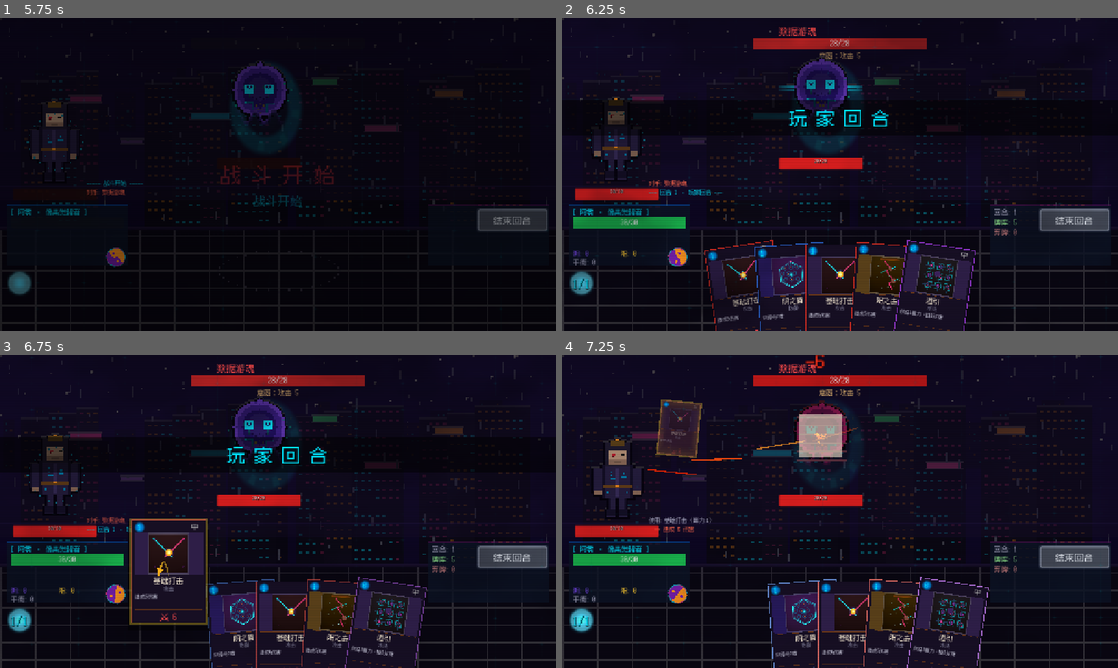
Above: before the commit, frames 1-4 (two rows, left to right).
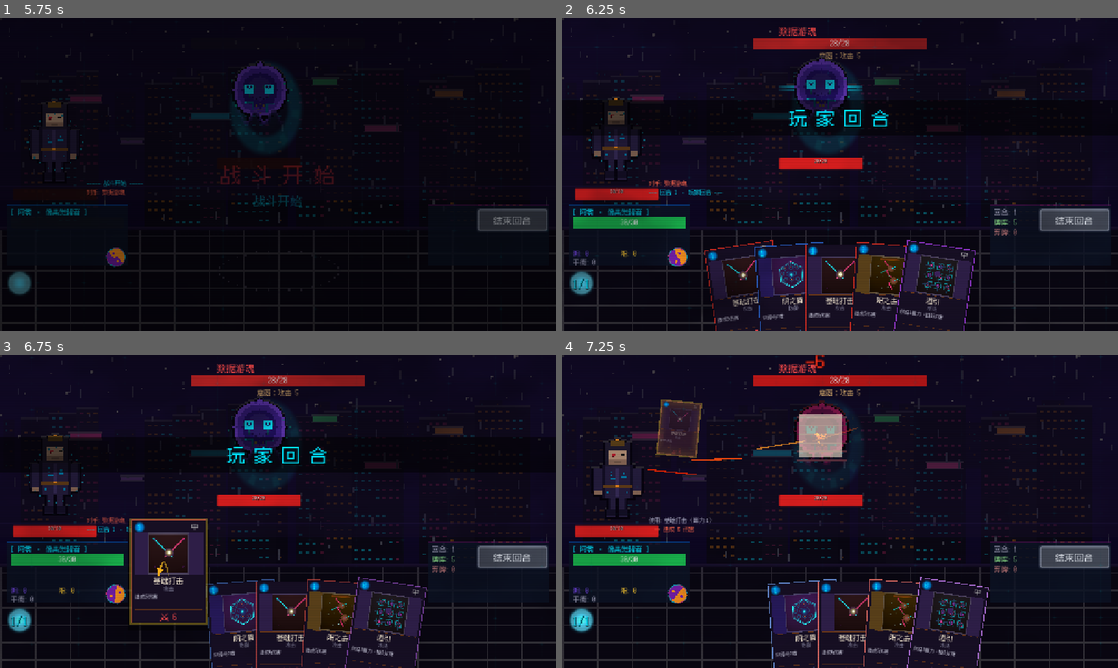
Above: after the commit, the same moments.

Repository: 9G420/CyberTao8
Game: Godot game, scene res://Scenes/Title.tscn
The game is run twice, just before and just after one commit, with the same random seed, the same clock (stepped at 60 frames per second) and the same inputs. Sound files missing from this copy of the repository are replaced by a short silence.
Inputs (mouse positions are in pixels of both pictures, inside the frame that each line leads up to):
- Up to frame 1 (5.75 s): click "新 游 戏" at 0.5 s; tap Enter (ui_accept) at 1.25, 1.52 s; move the mouse to (400, 158) at 1.27 s; click (400, 158) at 1.42 s; drag from (166, 190) to (250, 237) at 2.02 s; move the mouse to (333, 105) at 2.77 s; click (333, 105) at 2.92 s; click (83, 230) at 3.52 s; click "结束回合" at 4.25 s; click "结束回合" at 5 s
- Up to frame 2 (6.25 s): click "结束回合" at 5.75 s
- Up to frame 3 (6.75 s): drag from (183, 630) to (111, 464) at 6.52 s
- Up to frame 4 (7.25 s): no input

Frame 1 is identical in both runs. In frame 2, less than 0.1% of the frame differs, in the area x 31-61%, y 79-86%; in frame 3, less than 0.1%, in the area x 29-63%, y 62-86%; in frame 4, less than 0.1%.

Commit message:
增强图案细节：渐变光晕+新绘图辅助函数
- 新增_draw_gradient_circle（中心到边缘渐变填充圆）
- 新增_draw_thick_circle（带粗细和衰减的圆环）
- 新增_draw_ellipse（椭圆填充绘制）
- 攻击剑尖/雷电/交叉斩爆发点升级为渐变光晕
- 防御盾脉冲/六角核心升级为渐变光效
- 召唤法阵升级为渐变光环
- 能力金丹中心升级为渐变发光

Diff:
--- a/Scripts/Visual/PixelArtGenerator.gd
+++ b/Scripts/Visual/PixelArtGenerator.gd
@@ -50,6 +50,32 @@
 	var end := maxi(y1, y2)
 	for py in range(start, end + 1):
 		_set_pixel_safe(img, x, py, color)
+
+static func _draw_thick_circle(img: Image, cx: int, cy: int, radius: int, thickness: int, color: Color) -> void:
+	for dy in range(-radius - thickness, radius + thickness + 1):
+		for dx in range(-radius - thickness, radius + thickness + 1):
+			var dist: float = sqrt(float(dx * dx + dy * dy))
+			if dist >= float(radius - thickness) and dist <= float(radius + thickness):
+				var edge_fade: float = 1.0 - absf(dist - float(radius)) / float(thickness + 1)
+				var c := Color(color.r, color.g, color.b, color.a * clampf(edge_fade, 0.3, 1.0))
+				_set_pixel_safe(img, cx + dx, cy + dy, c)
+
+static func _draw_gradient_circle(img: Image, cx: int, cy: int, radius: int, center_col: Color, edge_col: Color) -> void:
+	for dy in range(-radius, radius + 1):
+		for dx in range(-radius, radius + 1):
+			var dist: float = sqrt(float(dx * dx + dy * dy))
+			if dist <= float(radius):
+				var t: float = dist / float(radius)
+				var c := center_col.lerp(edge_col, t)
+				_set_pixel_safe(img, cx + dx, cy + dy, c)
+
+static func _draw_ellipse(img: Image, cx: int, cy: int, rx: int, ry: int, color: Color) -> void:
+	for dy in range(-ry, ry + 1):
+		for dx in range(-rx, rx + 1):
+			var nx: float = float(dx) / float(maxi(rx, 1))
+			var ny: float = float(dy) / float(maxi(ry, 1))
+			if nx * nx + ny * ny <= 1.0:
+				_set_pixel_safe(img, cx + dx, cy + dy, color)
 
 # === Card Art Generator (64→128 upscaled with bloom) ===
 
@@ -225,7 +251,7 @@
 		_set_pixel_safe(img, 31 + ox, 5 + oy, main_cyan.darkened(0.3))
 		_set_pixel_safe(img, 33 + ox, 5 + oy, main_cyan.darkened(0.3))
 		# 剑尖发光晕
-		_draw_circle(img, 32 + ox, 5 + oy, 3, Color(main_cyan.r * 0.5, main_cyan.g, main_cyan.b, 0.25))
+		_draw_gradient_circle(img, 32 + ox, 5 + oy, 4, Color(main_cyan.r, main_cyan.g, main_cyan.b, 0.5), Color(main_cyan.r * 0.3, main_cyan.g * 0.3, main_cyan.b * 0.3, 0.0))
 		# 护手（道教八卦横条 + 橙色）
 		_draw_line_h(img, 25, 39, 34, EVA_ORANGE)
 		_draw_line_h(img, 25, 39, 35, EVA_ORANGE)
@@ -269,8 +295,8 @@
 			var shifted_b := Vector2i(thunder_pts[idx + 1].x + 1, thunder_pts[idx + 1].y)
 			_draw_pixel_line(img, shifted_a, shifted_b, NEON_PINK.darkened(0.2))
 		# 雷电发光晕（沿路径关键点）
-		_draw_circle(img, 34, 20, 3, Color(1.0, 0.4, 0.7, 0.2))
-		_draw_circle(img, 40, 40, 4, Color(1.0, 0.4, 0.7, 0.25))
+		_draw_gradient_circle(img, 34, 20, 5, Color(1.0, 0.4, 0.7, 0.4), Color(1.0, 0.2, 0.5, 0.0))
+		_draw_gradient_circle(img, 40, 40, 6, Color(1.0, 0.4, 0.7, 0.45), Color(1.0, 0.2, 0.5, 0.0))
 		# 分叉小雷
 		_draw_pixel_line(img, Vector2i(34, 20), Vector2i(42, 16), EVA_CYAN)
 		_draw_pixel_line(img, Vector2i(26, 24), Vector2i(18, 28), EVA_CYAN)
@@ -311,9 +337,9 @@
 			_set_pixel_safe(img, x2 - 1, y2, pink_col.darkened(0.3))
 			_set_pixel_safe(img, x2 + 1, y2, pink_col.darkened(0.3))
 		# 交叉点爆发
-		_draw_circle(img, 32, 30, 5, EVA_ORANGE)
-		_draw_circle(img, 32, 30, 3, Color(1.0, 0.9, 0.5))
-		_set_pixel_safe(img, 32, 30, Color(1.0, 1.0, 0.9))
+		_draw_gradient_circle(img, 32, 30, 7, Color(1.0, 0.9, 0.5, 0.9), Color(EVA_ORANGE.r, EVA_ORANGE.g, EVA_ORANGE.b, 0.0))
+		_draw_circle(img, 32, 30, 3, Color(1.0, 0.95, 0.7))
+		_set_pixel_safe(img, 32, 30, Color(1.0, 1.0, 0.95))
 		# 四角道气散射
 		for corner in [Vector2i(10, 10), Vector2i(54, 10), Vector2i(10, 52), Vector2i(54, 52)]:
 			_set_pixel_safe(img, corner.x, corner.y, EVA_PURPLE)
@@ -366,7 +392,7 @@
 			_set_pixel_safe(img, corner.x, corner.y + 1, EVA_ORANGE)
 			_set_pixel_safe(img, corner.x + 1, corner.y + 1, EVA_ORANGE)
 		# 护盾脉冲光晕
-		_draw_circle(img, 32, 30, 20, Color(0.0, 0.6, 0.8, 0.1))
+		_draw_gradient_circle(img, 32, 30, 22, Color(0.0, 0.6, 0.8, 0.15), Color(0.0, 0.3, 0.4, 0.0))
 	elif variant == 1:
 		# === 符篆壁障：道教护身符 ===
 		# 符纸底板
@@ -422,7 +448,7 @@
 				# 蜂巢节点
 				_set_pixel_safe(img, hx, hy, EVA_ORANGE)
 		# 中心能量核心
-		_draw_circle(img, 32, 30, 4, Color(0.0, 0.4, 0.5, 0.6))
+		_draw_gradient_circle(img, 32, 30, 6, Color(0.0, 0.8, 0.9, 0.7), Color(0.0, 0.3, 0.4, 0.0))
 		_draw_circle(img, 32, 30, 2, EVA_CYAN)
 		# 顶底锚点
 		_set_pixel_safe(img, 32, 8, NEON_PINK)
@@ -435,9 +461,10 @@
 	var ss2 := _hash_float(seed_val + 602)
 	var ss3 := _hash_float(seed_val + 603)
 	var circle_col := Color(0.15 + ss1 * 0.3, 0.02 + ss2 * 0.15, 0.2 + ss3 * 0.3, 0.4)
-	# Summoning circle base
-	_draw_circle(img, 32, 40, 18, circle_col)
-	_draw_circle(img, 32, 40, 17, Color(0.0, 0.0, 0.0, 0.0))
+	# Summoning circle base (gradient glow)
+	_draw_gradient_circle(img, 32, 40, 20, Color(circle_col.r, circle_col.g, circle_col.b, 0.5), Color(circle_col.r * 0.3, circle_col.g * 0.3, circle_col.b * 0.3, 0.0))
+	# Clear inner area
+	_draw_circle(img, 32, 40, 16, Color(0.0, 0.0, 0.0, 0.0))
 	# Outer ring
 	for angle_step in range(36):
 		var a := float(angle_step) * TAU / 36.0
@@ -684,7 +711,7 @@
 			var p1 := Vector2i(cx + int(cos(a1) * 12.0), cy + int(sin(a1) * 12.0))
 			var p2 := Vector2i(cx + int(cos(a2) * 12.0), cy + int(sin(a2) * 12.0))
 			_draw_pixel_line(img, p1, p2, Color(pri_col.r, pri_col.g * 0.8, pri_col.b, 0.7))
-		_draw_circle(img, cx, cy, 4 + int(s1 * 2.0), Color(pri_col.r * 0.8, pri_col.g * 0.6, 0.1))
+		_draw_gradient_circle(img, cx, cy, 5 + int(s1 * 2.0), Color(1.0, 0.95, 0.7, 0.9), Color(pri_col.r * 0.5, pri_col.g * 0.3, 0.1, 0.0))
 		_draw_circle(img, cx, cy, 2, Color(1.0, 0.95, 0.7))
 
 	elif variant == 1:
